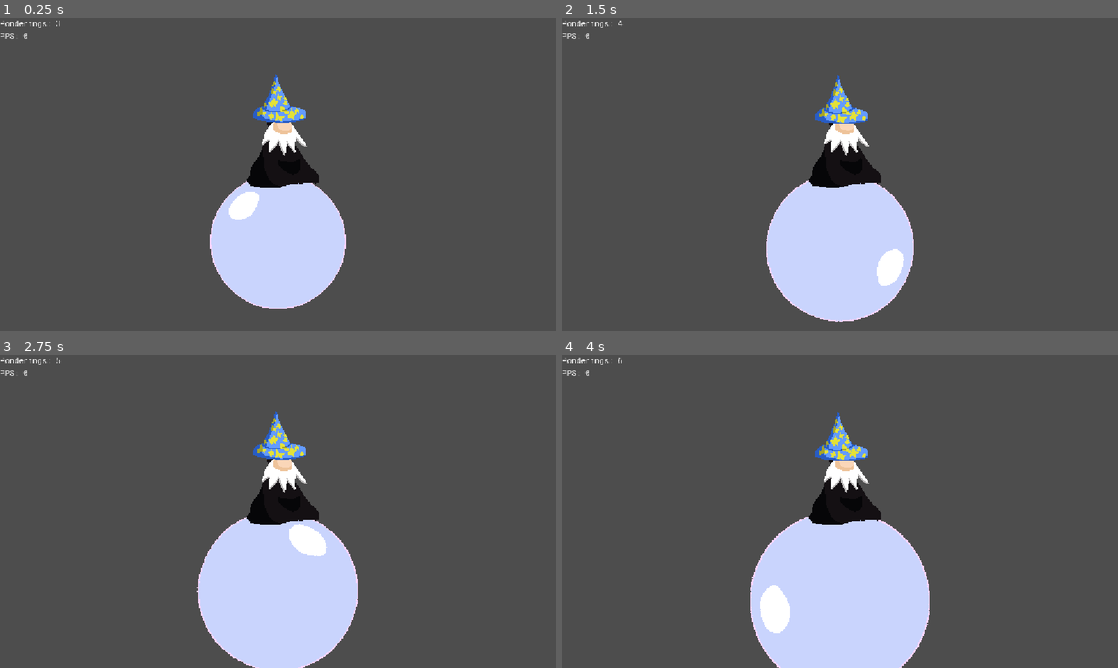
Above: before the commit, frames 1-4 (two rows, left to right).
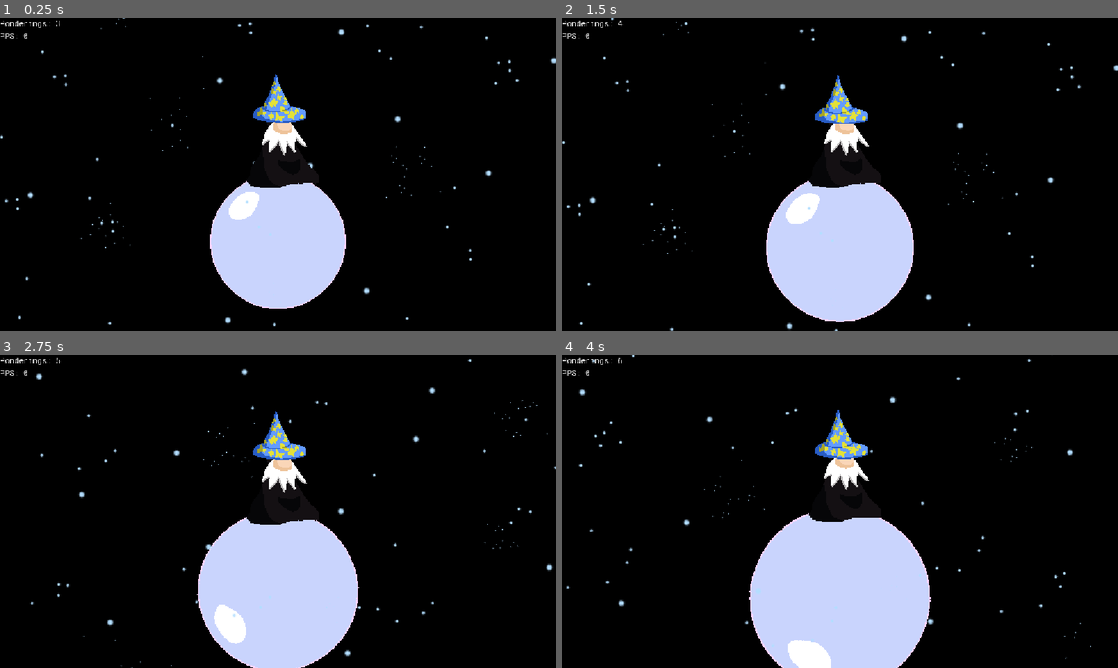
Above: after the commit, the same moments.

Repository: dragonsploder/rollfate
Game: Godot game, scene res://scenes/main.tscn
The game is run twice, just before and just after one commit, with the same random seed, the same clock (stepped at 60 frames per second) and the same inputs.
Inputs:
- Up to frame 1 (0.25 s): no input
- Up to frame 2 (1.5 s): hold Left (l) 0.53-1.28 s; tap Z (a) at 0.6 s; tap Left (l) at 1.35 s
- Up to frame 3 (2.75 s): tap Right (r) at 1.55 s; hold Right (r) from 2.03 s (still down); tap Z (a) at 2.3 s
- Up to frame 4 (4 s): release Right (r) at 2.78 s; tap Z (a) at 2.85 s; tap Left (l) at 3.05 s; hold Left (l) from 3.53 s (still down); tap Right (r) at 3.8 s

The runs differ from the first frame. In frame 1, 90% of the frame differs, in the area x 0-100%, y 0-100%; in frame 2, 89%; in frame 3, 87%; in frame 4, 86%.
Error after the commit: Invalid access to property or key 'is_pondering' on a base object of type 'Node2D (planet.gd)'. (res://scripts/main.gd:74)

Commit message:
Sky box!

Diff:
--- /dev/null
+++ b/assets/textures/PonderRing.svg
@@ -0,0 +1,19 @@
+<?xml version="1.0" encoding="UTF-8" standalone="no"?>
+<!-- Created with Inkscape (http://www.inkscape.org/) -->
+
+<svg
+   width="512"
+   height="511.99997"
+   viewBox="0 0 135.46666 135.46666"
+   version="1.1"
+   id="svg1"
+   xml:space="preserve"
+   xmlns="http://www.w3.org/2000/svg"
+   xmlns:svg="http://www.w3.org/2000/svg"><defs
+     id="defs1" /><g
+     id="layer6"><circle
+       style="fill:#ffffff;fill-opacity:1;stroke:#ffffff;stroke-width:4.99999;stroke-dasharray:none;stroke-opacity:1"
+       id="path3"
+       cx="67.733337"
+       cy="67.733337"
+       r="65.233337" /></g></svg>
--- /dev/null
+++ b/scenes/background_sky.tscn
@@ -0,0 +1,25 @@
+[gd_scene format=3 uid="uid://bnekiyqlh4hx5"]
+
+[node name="BackgroundSky" type="Control" unique_id=162877704]
+layout_mode = 3
+anchors_preset = 15
+anchor_right = 1.0
+anchor_bottom = 1.0
+grow_horizontal = 2
+grow_vertical = 2
+
+[node name="LargeSky" type="Node2D" parent="." unique_id=1874977671]
+
+[node name="MediumSky" type="Node2D" parent="." unique_id=1198313036]
+
+[node name="SmallSky" type="Node2D" parent="." unique_id=1855347256]
+
+[node name="NightSky" type="ColorRect" parent="." unique_id=383592794]
+layout_mode = 1
+anchors_preset = 15
+anchor_right = 1.0
+anchor_bottom = 1.0
+grow_horizontal = 2
+grow_vertical = 2
+size_flags_horizontal = 3
+color = Color(0, 0, 0, 1)
--- a/scenes/main.tscn
+++ b/scenes/main.tscn
@@ -5,8 +5,11 @@
 [ext_resource type="PackedScene" uid="uid://83r71td7ahay" path="res://scenes/ui.tscn" id="2_tbgi4"]
 [ext_resource type="PackedScene" uid="uid://ct34fno3eacat" path="res://scenes/player.tscn" id="3_sugp2"]
 [ext_resource type="PackedScene" uid="uid://dnr0qecugxb7a" path="res://scenes/monolith.tscn" id="4_jyhfs"]
+[ext_resource type="PackedScene" uid="uid://djwf4ifuh6r4m" path="res://scenes/sky_small.tscn" id="4_tefeu"]
+[ext_resource type="PackedScene" uid="uid://d2ww3ggvauiy8" path="res://scenes/sky_medium.tscn" id="5_tipki"]
+[ext_resource type="PackedScene" uid="uid://domu45u2qim14" path="res://scenes/sky_large.tscn" id="6_85g3d"]
 
-[node name="Node2D" type="Control" unique_id=211856225 node_paths=PackedStringArray("player", "camera", "ui")]
+[node name="Node2D" type="Control" unique_id=211856225 node_paths=PackedStringArray("player", "camera", "ui", "planet")]
 layout_mode = 3
 anchors_preset = 15
 anchor_right = 1.0
@@ -17,6 +20,7 @@
 player = NodePath("Player")
 camera = NodePath("Camera2D")
 ui = NodePath("Ui")
+planet = NodePath("Planet")
 
 [node name="Ui" parent="." unique_id=874572070 instance=ExtResource("2_tbgi4")]
 layer = 100
@@ -57,4 +61,25 @@
 wait_time = 0.1
 autostart = true
 
+[node name="Sky" type="Node2D" parent="." unique_id=122543296]
+position = Vector2(-1.9999999, 0)
+scale = Vector2(0.7, 0.7)
+
+[node name="SkySmall" parent="Sky" unique_id=483236780 instance=ExtResource("4_tefeu")]
+rotate_rate = 0.001
+
+[node name="SkyMedium" parent="Sky" unique_id=166320145 instance=ExtResource("5_tipki")]
+rotate_rate = 0.001
+
+[node name="SkyLarge" parent="Sky" unique_id=1186075954 instance=ExtResource("6_85g3d")]
+rotate_rate = 0.003
+
+[node name="ColorRect" type="ColorRect" parent="Sky" unique_id=888908832]
+z_index = -1
+offset_left = -1500.0
+offset_top = -1500.0
+offset_right = 1500.0
+offset_bottom = 1500.0
+color = Color(0, 0, 0, 1)
+
 [connection signal="timeout" from="addponders" to="." method="_on_addponders_timeout"]
--- a/scenes/planet.tscn
+++ b/scenes/planet.tscn
@@ -11,3 +11,5 @@
 
 [node name="Marker2D" type="Marker2D" parent="." unique_id=90606355]
 position = Vector2(225, 0)
+
+[node name="PonderRings" type="Node" parent="." unique_id=260711504]
--- /dev/null
+++ b/scenes/ponder_ring.tscn
@@ -0,0 +1,8 @@
+[gd_scene format=3 uid="uid://c3qkthp32s0hw"]
+
+[ext_resource type="Texture2D" uid="uid://dn3wiyod83amu" path="res://assets/textures/PonderRing.svg" id="1_mqdd7"]
+
+[node name="PonderRing" type="Node2D" unique_id=666884959]
+
+[node name="Sprite2D" type="Sprite2D" parent="." unique_id=740081740]
+texture = ExtResource("1_mqdd7")
--- /dev/null
+++ b/scenes/sky_large.tscn
@@ -0,0 +1,11 @@
+[gd_scene format=3 uid="uid://domu45u2qim14"]
+
+[ext_resource type="Script" uid="uid://fodvqjdu2uub" path="res://scenes/sky_rotate.gd" id="1_3l4gb"]
+[ext_resource type="Texture2D" uid="uid://nlxhijklcrd0" path="res://assets/textures/StarsLarge.png" id="2_0pwta"]
+
+[node name="Sky" type="Node2D" unique_id=483236780]
+script = ExtResource("1_3l4gb")
+rotate_rate = 0.3
+
+[node name="SkySprite2D" type="Sprite2D" parent="." unique_id=1822352994]
+texture = ExtResource("2_0pwta")
--- /dev/null
+++ b/scenes/sky_medium.tscn
@@ -0,0 +1,11 @@
+[gd_scene format=3 uid="uid://d2ww3ggvauiy8"]
+
+[ext_resource type="Script" uid="uid://fodvqjdu2uub" path="res://scenes/sky_rotate.gd" id="1_3338h"]
+[ext_resource type="Texture2D" uid="uid://b0m0vsjqqyv21" path="res://assets/textures/StarsMedium.png" id="2_tvmt0"]
+
+[node name="Sky" type="Node2D" unique_id=483236780]
+script = ExtResource("1_3338h")
+rotate_rate = 0.1
+
+[node name="SkySprite2D" type="Sprite2D" parent="." unique_id=1822352994]
+texture = ExtResource("2_tvmt0")
--- /dev/null
+++ b/scenes/sky_rotate.gd
@@ -0,0 +1,6 @@
+extends Node2D
+
+@export var rotate_rate : float
+
+func _process(delta: float) -> void:
+	rotation += rotate_rate * delta
--- /dev/null
+++ b/scenes/sky_small.tscn
@@ -0,0 +1,11 @@
+[gd_scene format=3 uid="uid://djwf4ifuh6r4m"]
+
+[ext_resource type="Script" uid="uid://fodvqjdu2uub" path="res://scenes/sky_rotate.gd" id="1_pp7i5"]
+[ext_resource type="Texture2D" uid="uid://lflcx12okx5r" path="res://assets/textures/StarsSmall.png" id="2_i3bta"]
+
+[node name="Sky" type="Node2D" unique_id=483236780]
+script = ExtResource("1_pp7i5")
+rotate_rate = 0.05
+
+[node name="SkySprite2D" type="Sprite2D" parent="." unique_id=1822352994]
+texture = ExtResource("2_i3bta")
--- a/scripts/main.gd
+++ b/scripts/main.gd
@@ -3,10 +3,12 @@
 @export var player : Node
 @export var camera : Camera2D
 @export var ui: Node
+@export var planet : Node
 
 var ponderings = 3.0
 var planet_scale = 1
 const PLAYER_SPEED = 10000
+var is_pondering : bool = false
 
 
 const WIZARD = preload("uid://dnab7mgo1j34n")
@@ -69,7 +71,7 @@
 			inc_ponderings(1.0)
 
 	var rad_dist = PLAYER_SPEED / (2 * PI * get_planet_scale())
-	if Input.is_action_pressed("l"):
+	if Input.is_action_pressed("l") and planet.is_pondering:
 		player.walk(-delta * rad_dist)
 	elif Input.is_action_pressed("r"):
 		player.walk(delta * rad_dist)
--- a/scripts/planet.gd
+++ b/scripts/planet.gd
@@ -13,3 +13,11 @@
 	var true_scale = target_scale / x_len
 
 	self.scale = Vector2(true_scale, true_scale)
+
+func begin_pondering():
+	pass
+
+
+
+func clear_pondering():
+	pass
--- a/sky.tscn
+++ /dev/null
@@ -1,5 +0,0 @@
-[gd_scene format=3 uid="uid://djwf4ifuh6r4m"]
-
-[node name="Node2D" type="Node2D" unique_id=483236780]
-
-[node name="SkySprite2D" type="Sprite2D" parent="." unique_id=1822352994]
Not shown, added: assets/textures/PonderRing.svg.import
Not shown, added: scenes/sky_rotate.gd.uid
